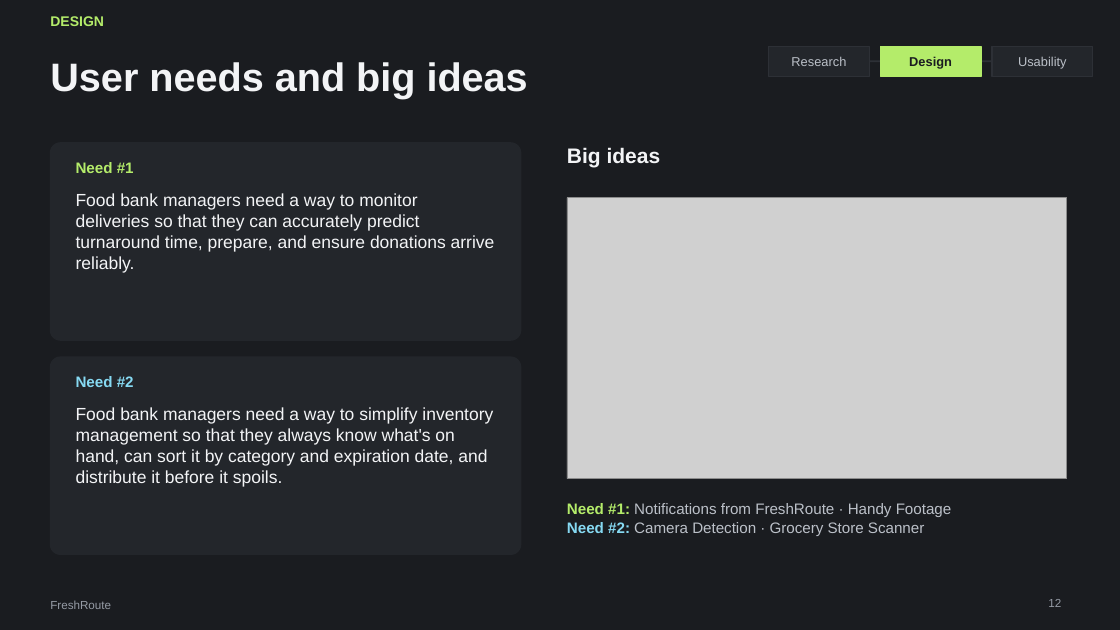
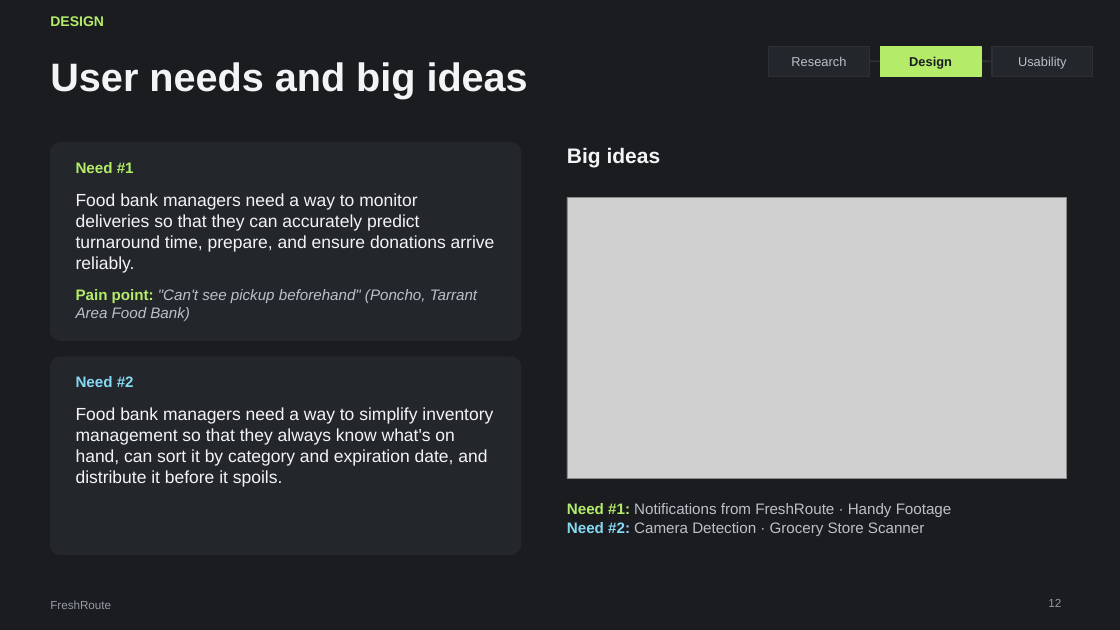
Before and after one commit to ojellyneck44/freshroute, a slide deck: slide 12 of docs/deck/FreshRoute-Final-Presentation.pptx. Drawn at 1120x630 pixels with LibreOffice and Linux fonts; fonts in the diff are those of the drawing; grey boxes stand for pictures. Boxes give left, top, right and bottom in pixels: in the first picture for what was removed or moved away, otherwise in the second. Text is boxed around its words. In the diff, an @@ line names an element or a change of style, - is before the commit and + after.

```diff
--- a/docs/deck/FreshRoute-Final-Presentation.pptx
+++ b/docs/deck/FreshRoute-Final-Presentation.pptx
@@ text added at <box>76,289,477,321</box>, 13 pt, text #BBC0C8, italic @@
+Pain point: "Can't see pickup beforehand" (Poncho, Tarrant Area Food Bank)
```
Also in this commit, not shown: 2 other files.
